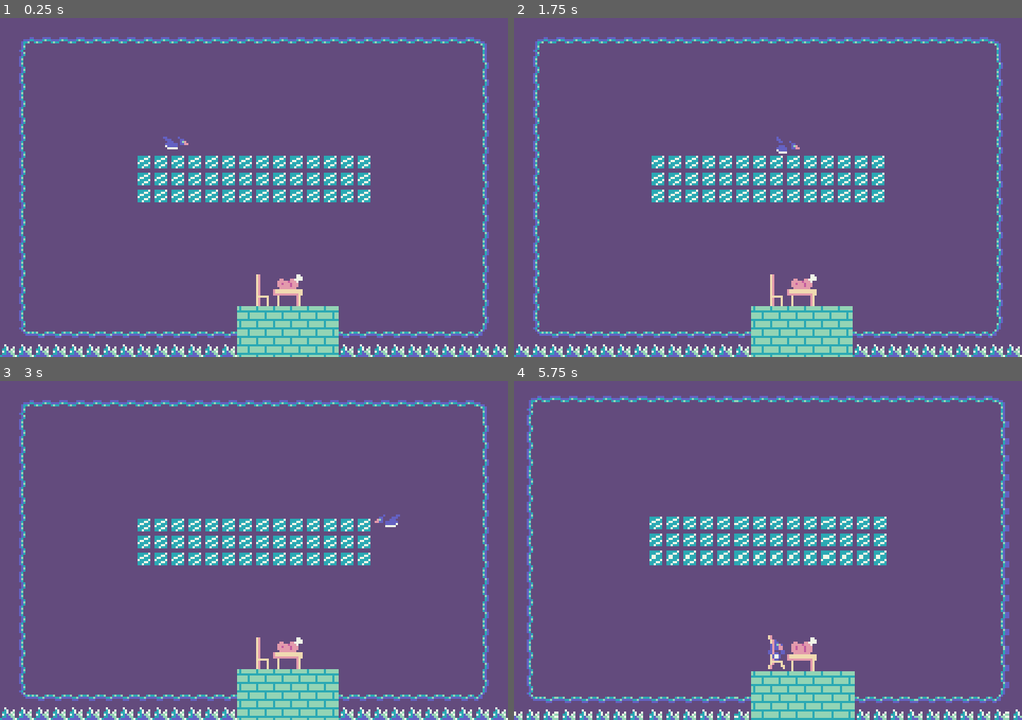
Above: before the commit, frames 1-4 (two rows, left to right).
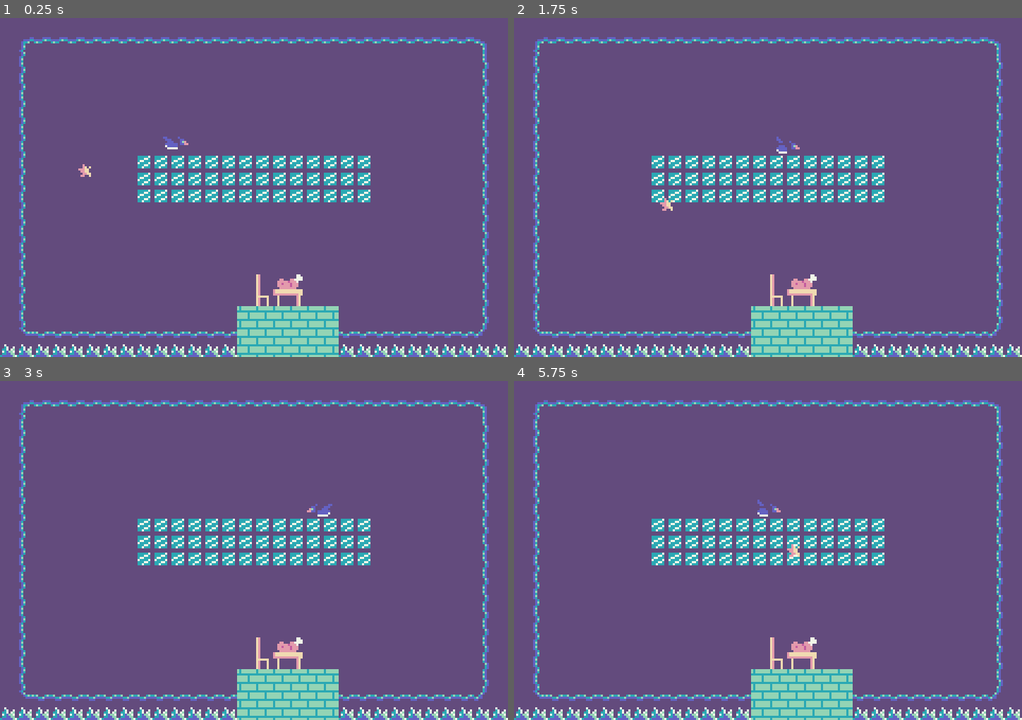
Above: after the commit, the same moments.

Repository: JakeDaSpud/Dinner-Set-Slide
Game: Godot game, scene res://scenes/levels/level_1.tscn
Same seed, same stepped clock (60 frames per second), same inputs: the game is played once before the commit and once after it.
Inputs (mouse positions are in pixels of both pictures, inside the frame that each line leads up to):
- Up to frame 1 (0.25 s): no input
- Up to frame 2 (1.75 s): tap Enter at 0.5 s; move the mouse to (879, 170) at 0.52 s; hold D (move_right, bound only after the commit) 0.53-1.28 s; click (879, 170) at 0.67 s; move the mouse to (666, 204) at 1.27 s; hold S (move_down, bound only after the commit) from 1.28 s (still down); click (666, 204) at 1.42 s
- Up to frame 3 (3 s): move the mouse to (304, 475) at 2.02 s; release S (move_down, bound only after the commit) at 2.03 s; hold D (move_right, bound only after the commit) 2.03-2.78 s; click (304, 475) at 2.17 s; move the mouse to (228, 618) at 2.77 s; hold W (move_up, bound only after the commit) from 2.78 s (still down); click (228, 618) at 2.92 s
- Up to frame 4 (5.75 s): move the mouse to (920, 601) at 3.52 s; release W (move_up, bound only after the commit) at 3.53 s; hold A (move_left, bound only after the commit) 3.53-5.03 s; click (920, 601) at 3.67 s; move the mouse to (615, 499) at 4.27 s; click (615, 499) at 4.42 s; move the mouse to (793, 550) at 5.02 s; hold S (move_down, bound only after the commit) from 5.03 s (still down); click (793, 550) at 5.17 s

The runs differ from the first frame. In frame 1, less than 0.1% of the frame differs, in the area x 15-18%, y 43-47%; in frame 2, less than 0.1%; in frame 3, 0.2%; in frame 4, 13%, in the area x 0-100%, y 4-100%.

Commit message:
:sparkles: did player movement, finished ice, did more star controls

Diff:
--- a/project.godot
+++ b/project.godot
@@ -57,11 +57,44 @@
 , Object(InputEventJoypadButton,"resource_local_to_scene":false,"resource_name":"","device":-1,"button_index":3,"pressure":0.0,"pressed":false,"script":null)
 ]
 }
+move_left={
+"deadzone": 0.2,
+"events": [Object(InputEventKey,"resource_local_to_scene":false,"resource_name":"","device":-1,"window_id":0,"alt_pressed":false,"shift_pressed":false,"ctrl_pressed":false,"meta_pressed":false,"pressed":false,"keycode":0,"physical_keycode":65,"key_label":0,"unicode":97,"location":0,"echo":false,"script":null)
+, Object(InputEventKey,"resource_local_to_scene":false,"resource_name":"","device":-1,"window_id":0,"alt_pressed":false,"shift_pressed":false,"ctrl_pressed":false,"meta_pressed":false,"pressed":false,"keycode":0,"physical_keycode":4194319,"key_label":0,"unicode":0,"location":0,"echo":false,"script":null)
+, Object(InputEventJoypadMotion,"resource_local_to_scene":false,"resource_name":"","device":-1,"axis":0,"axis_value":-1.0,"script":null)
+, Object(InputEventJoypadButton,"resource_local_to_scene":false,"resource_name":"","device":-1,"button_index":13,"pressure":0.0,"pressed":false,"script":null)
+]
+}
+move_up={
+"deadzone": 0.2,
+"events": [Object(InputEventKey,"resource_local_to_scene":false,"resource_name":"","device":-1,"window_id":0,"alt_pressed":false,"shift_pressed":false,"ctrl_pressed":false,"meta_pressed":false,"pressed":false,"keycode":0,"physical_keycode":87,"key_label":0,"unicode":119,"location":0,"echo":false,"script":null)
+, Object(InputEventKey,"resource_local_to_scene":false,"resource_name":"","device":-1,"window_id":0,"alt_pressed":false,"shift_pressed":false,"ctrl_pressed":false,"meta_pressed":false,"pressed":false,"keycode":0,"physical_keycode":4194320,"key_label":0,"unicode":0,"location":0,"echo":false,"script":null)
+, Object(InputEventJoypadMotion,"resource_local_to_scene":false,"resource_name":"","device":-1,"axis":1,"axis_value":-1.0,"script":null)
+, Object(InputEventJoypadButton,"resource_local_to_scene":false,"resource_name":"","device":-1,"button_index":11,"pressure":0.0,"pressed":false,"script":null)
+]
+}
+move_right={
+"deadzone": 0.2,
+"events": [Object(InputEventKey,"resource_local_to_scene":false,"resource_name":"","device":-1,"window_id":0,"alt_pressed":false,"shift_pressed":false,"ctrl_pressed":false,"meta_pressed":false,"pressed":false,"keycode":0,"physical_keycode":68,"key_label":0,"unicode":100,"location":0,"echo":false,"script":null)
+, Object(InputEventKey,"resource_local_to_scene":false,"resource_name":"","device":-1,"window_id":0,"alt_pressed":false,"shift_pressed":false,"ctrl_pressed":false,"meta_pressed":false,"pressed":false,"keycode":0,"physical_keycode":4194321,"key_label":0,"unicode":0,"location":0,"echo":false,"script":null)
+, Object(InputEventJoypadMotion,"resource_local_to_scene":false,"resource_name":"","device":-1,"axis":0,"axis_value":1.0,"script":null)
+, Object(InputEventJoypadButton,"resource_local_to_scene":false,"resource_name":"","device":-1,"button_index":14,"pressure":0.0,"pressed":false,"script":null)
+]
+}
+move_down={
+"deadzone": 0.2,
+"events": [Object(InputEventKey,"resource_local_to_scene":false,"resource_name":"","device":-1,"window_id":0,"alt_pressed":false,"shift_pressed":false,"ctrl_pressed":false,"meta_pressed":false,"pressed":false,"keycode":0,"physical_keycode":83,"key_label":0,"unicode":115,"location":0,"echo":false,"script":null)
+, Object(InputEventKey,"resource_local_to_scene":false,"resource_name":"","device":-1,"window_id":0,"alt_pressed":false,"shift_pressed":false,"ctrl_pressed":false,"meta_pressed":false,"pressed":false,"keycode":0,"physical_keycode":4194322,"key_label":0,"unicode":0,"location":0,"echo":false,"script":null)
+, Object(InputEventJoypadMotion,"resource_local_to_scene":false,"resource_name":"","device":-1,"axis":1,"axis_value":1.0,"script":null)
+, Object(InputEventJoypadButton,"resource_local_to_scene":false,"resource_name":"","device":-1,"button_index":12,"pressure":0.0,"pressed":false,"script":null)
+]
+}
 
 [layer_names]
 
 2d_physics/layer_1="PlayerCollidable"
 2d_physics/layer_2="StarCollidable"
+2d_physics/layer_3="ShouldTurn"
 
 [physics]
 
--- a/scenes/ice.tscn
+++ b/scenes/ice.tscn
@@ -7,6 +7,7 @@
 size = Vector2(8, 8)
 
 [node name="Ice" type="StaticBody2D" unique_id=649495491]
+collision_layer = 5
 collision_mask = 3
 script = ExtResource("1_hdoyw")
 
--- a/scenes/levels/level_1.tscn
+++ b/scenes/levels/level_1.tscn
@@ -5,6 +5,7 @@
 [ext_resource type="PackedScene" uid="uid://d12c00n8wx7gf" path="res://scenes/player.tscn" id="3_nsrm0"]
 [ext_resource type="PackedScene" uid="uid://ctcd4618i4ke3" path="res://scenes/spike.tscn" id="4_x42e6"]
 [ext_resource type="PackedScene" uid="uid://doxna3eha437s" path="res://scenes/dinner_set.tscn" id="5_6761a"]
+[ext_resource type="PackedScene" uid="uid://d0omugmow0cey" path="res://scenes/star.tscn" id="6_sk5k4"]
 
 [node name="Game" type="Node2D" unique_id=1721283538]
 
@@ -22,8 +23,6 @@
 
 [node name="Player" parent="." unique_id=1553890643 instance=ExtResource("3_nsrm0")]
 position = Vector2(72, 48)
-left_border = 48.0
-right_border = 192.0
 
 [node name="Level" type="Node2D" parent="." unique_id=514538347]
 
@@ -236,3 +235,7 @@
 
 [node name="DinnerSet" parent="." unique_id=813968069 instance=ExtResource("5_6761a")]
 position = Vector2(132, 128)
+
+[node name="Star" parent="." unique_id=1570105543 instance=ExtResource("6_sk5k4")]
+position = Vector2(40, 72)
+is_player = true
--- a/scenes/player.tscn
+++ b/scenes/player.tscn
@@ -44,7 +44,12 @@
 radius = 2.0
 height = 10.0
 
+[sub_resource type="RectangleShape2D" id="RectangleShape2D_g4v7s"]
+size = Vector2(1, 4)
+
 [node name="Player" type="CharacterBody2D" unique_id=1553890643]
+floor_block_on_wall = false
+floor_snap_length = 5.0
 script = ExtResource("1_g2els")
 
 [node name="Head" type="AnimatedSprite2D" parent="." unique_id=1944970288]
@@ -60,5 +65,11 @@
 rotation = 1.5707964
 shape = SubResource("CapsuleShape2D_g4v7s")
 
-[node name="WallBound" type="Node2D" parent="." unique_id=112417986]
+[node name="WallBound" type="Area2D" parent="." unique_id=569739436]
 position = Vector2(6.5, 4)
+collision_layer = 0
+collision_mask = 4
+
+[node name="CollisionShape2D" type="CollisionShape2D" parent="WallBound" unique_id=133276910]
+position = Vector2(-2.5, 0)
+shape = SubResource("RectangleShape2D_g4v7s")
--- /dev/null
+++ b/scenes/star.gd
@@ -0,0 +1,54 @@
+class_name Star
+extends Area2D
+
+const _PLAYER_STAR_MOVE_SPEED: float = 8.0
+@export var is_player: bool = false
+@export var burn_damage: float = 5.0
+@export var burn_radius: float = 5.0
+@export var burn_interval: float = 0.2
+var ice_in_range: Array[Ice] = []
+
+
+func _ready() -> void:
+	_set_stats()
+	_check_collisions()
+
+
+func _set_stats() -> void:
+	# so the player will not turn when it sees the player star in front of it
+	if is_player:
+		set_collision_layer_value(3, false)
+
+	var new_shape = CircleShape2D.new()
+	new_shape.radius = burn_radius
+	$CollisionShape2D.shape = new_shape
+
+	$Timer.wait_time = burn_interval
+	$Timer.timeout.connect(_burn)
+	$Timer.start()
+
+
+func _input(event: InputEvent) -> void:
+	if is_player and GameManager.last_used_control_type == GameManager.CONTROL_TYPE.MOUSE:
+		self.position = get_global_mouse_position()
+	else:
+		var move_dir: Vector2 = Input.get_vector("move_left", "move_right", "move_up", "move_down").normalized()
+		var snapped_pos: Vector2 = Vector2(snapped(self.position.x, 8), snapped(self.position.y, 8))
+		self.position = (snapped_pos * (move_dir * 8))
+
+	_check_collisions()
+
+	#if Input.is_mouse_button_pressed(MOUSE_BUTTON_LEFT):
+	#	_burn()
+
+
+func _check_collisions() -> void:
+	ice_in_range.clear()
+	for body in get_overlapping_bodies():
+		if body is Ice:
+			ice_in_range.append(body)
+
+
+func _burn() -> void:
+	for ice in ice_in_range:
+		ice.update_melt_progress(burn_damage)
--- /dev/null
+++ b/scenes/star.tscn
@@ -0,0 +1,42 @@
+[gd_scene format=3 uid="uid://d0omugmow0cey"]
+
+[ext_resource type="Script" uid="uid://0b0181obm3u6" path="res://scenes/star.gd" id="1_j6vao"]
+[ext_resource type="Texture2D" uid="uid://bc2jrnkfa0muf" path="res://assets/spritesheet.png" id="1_mcqwg"]
+
+[sub_resource type="CircleShape2D" id="CircleShape2D_g4v7s"]
+
+[sub_resource type="AtlasTexture" id="AtlasTexture_j6vao"]
+atlas = ExtResource("1_mcqwg")
+region = Rect2(48, 32, 8, 8)
+
+[sub_resource type="AtlasTexture" id="AtlasTexture_ef0hr"]
+atlas = ExtResource("1_mcqwg")
+region = Rect2(56, 32, 8, 8)
+
+[sub_resource type="SpriteFrames" id="SpriteFrames_g4v7s"]
+animations = [{
+"frames": [{
+"duration": 1.0,
+"texture": SubResource("AtlasTexture_j6vao")
+}, {
+"duration": 1.0,
+"texture": SubResource("AtlasTexture_ef0hr")
+}],
+"loop": 1,
+"name": &"default",
+"speed": 4.0
+}]
+
+[node name="Star" type="Area2D" unique_id=58272148]
+collision_layer = 5
+script = ExtResource("1_j6vao")
+
+[node name="CollisionShape2D" type="CollisionShape2D" parent="." unique_id=767692556]
+shape = SubResource("CircleShape2D_g4v7s")
+debug_color = Color(0, 0.6494004, 0.1575216, 0.41960785)
+
+[node name="AnimatedSprite2D" type="AnimatedSprite2D" parent="." unique_id=1396442157]
+sprite_frames = SubResource("SpriteFrames_g4v7s")
+frame_progress = 0.8001553
+
+[node name="Timer" type="Timer" parent="." unique_id=2083339042]
--- a/scripts/game_manager.gd
+++ b/scripts/game_manager.gd
@@ -3,6 +3,9 @@
 const HOLD_TO_QUIT_DURATION: float = 2.0
 var _quit_timer: float = 0.0
 var _holding_quit: bool = false
+
+enum CONTROL_TYPE { NULL, KEYBOARD, MOUSE, GAMEPAD }
+var last_used_control_type: CONTROL_TYPE = CONTROL_TYPE.NULL
 
 const TIME_BETWEEN_LEVELS: float = 6.0
 
@@ -31,6 +34,13 @@
 		_stop_quit()
 	if event.is_action_pressed("restart_level"):
 		_restart_level()
+
+	if event is InputEventKey:
+		last_used_control_type = CONTROL_TYPE.KEYBOARD
+	elif event is InputEventMouse:
+		last_used_control_type = CONTROL_TYPE.MOUSE
+	elif event is InputEventJoypadButton or event is InputEventJoypadMotion:
+		last_used_control_type = CONTROL_TYPE.GAMEPAD
 
 
 func _ready() -> void:
--- a/scripts/ice.gd
+++ b/scripts/ice.gd
@@ -8,15 +8,23 @@
 const ICE_SMALL: Texture2D = preload("res://assets/ice3.tres")
 
 @export var size: SIZE = SIZE.NULL
-@export var melt_progress: int = -1 # 100 is large, 60 turns to middle, 30 turns to small, 0 is melted!
+var _rectangle_shape: RectangleShape2D
+@export var melt_progress: float = -1 # 100 is large, 60 turns to middle, 30 turns to small, 0 is melted!
 
 
 func _ready() -> void:
 	self.size = SIZE.LARGE
+	_rectangle_shape = RectangleShape2D.new()
+	_change_collision_shape(8, 8)
 	self.melt_progress = 100
 
 
-func _update_melt_progress(decrement: int = 1) -> void:
+func _change_collision_shape(x: int, y: int) -> void:
+	_rectangle_shape.size = Vector2(x, y)
+	$PlayerCollision.shape = _rectangle_shape
+
+
+func update_melt_progress(decrement: float = 1) -> void:
 	melt_progress -= decrement
 
 	if melt_progress <= 0:
@@ -34,11 +42,13 @@
 
 func _change_to_middle() -> void:
 	self.size = SIZE.MIDDLE
+	_change_collision_shape(6, 6)
 	$Sprite.texture = ICE_MIDDLE
 
 
 func _change_to_small() -> void:
 	self.size = SIZE.SMALL
+	_change_collision_shape(2, 2)
 	$Sprite.texture = ICE_SMALL
 
 
@@ -47,7 +57,3 @@
 	$PlayerCollision.disabled = true
 	$Sprite.hide()
 	self.process_mode = Node.PROCESS_MODE_DISABLED
-
-
-func _physics_process(delta: float) -> void:
-	pass
--- a/scripts/player.gd
+++ b/scripts/player.gd
@@ -7,7 +7,7 @@
 @export var left_border: float = 64
 @export var right_border: float = 176
 
-var _wall_bound: Node2D
+var _wall_bound: Area2D
 var _facing_right: bool = true
 
 
@@ -17,7 +17,7 @@
 	$Body.play("default")
 
 
-func _physics_process(delta: float) -> void:
+func _physics_process(_delta: float) -> void:
 	velocity = Vector2(slide_speed, gravity)
 	if _should_turn():
 		_turn()
@@ -32,12 +32,17 @@
 func _turn() -> void:
 	slide_speed *= -1
 	scale.x *= -1
-	_facing_right != _facing_right
+	_facing_right = !_facing_right
 
 
 func _should_turn() -> bool:
+	if _wall_bound.get_overlapping_bodies():
+		#print("40")
+		return true
 	if _wall_bound.global_position.x <= left_border && !_facing_right:
+		#print("43")
 		return true
 	if _wall_bound.global_position.x >= right_border && _facing_right:
+		#print("46")
 		return true
 	return false
Not shown, added: scenes/star.gd.uid
Not shown, changed: TODO.md
